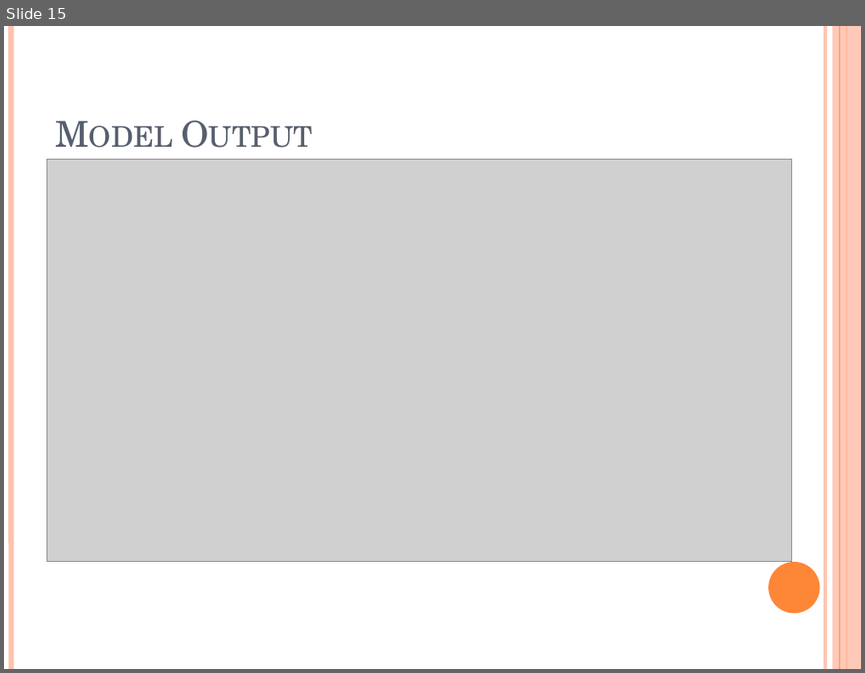
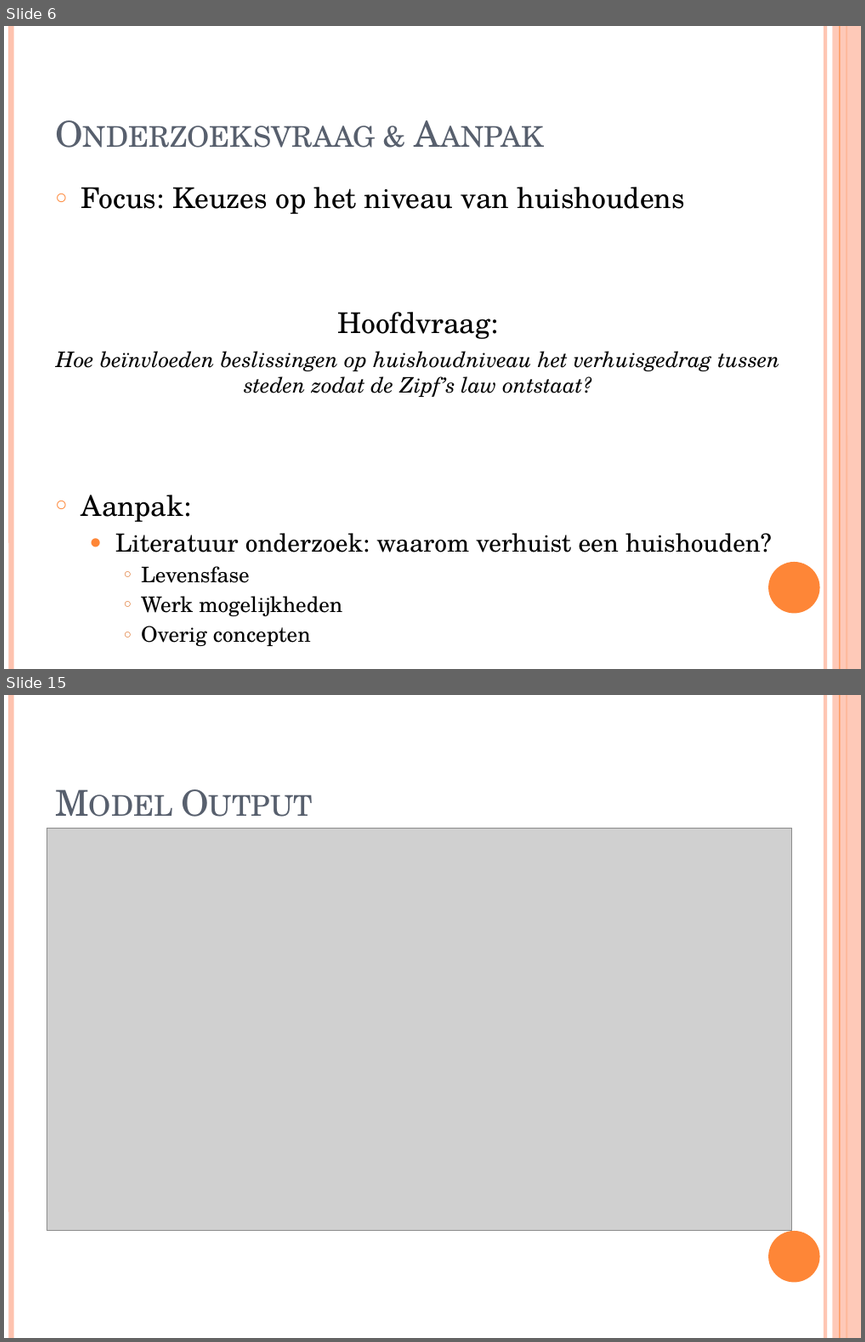
Before and after one commit to MBrouns/Zipfs-Law-and-city-development, a slide deck: docs/Presentation CPB Zipfs law PDF ready.pptx. Shown one above the other, each under a label of ours: slide 15 before the commit, slides 6 and 15 after it; the slides between them are not shown. The pictures are 865x673 and 865x1342 pixels, drawn with LibreOffice and Linux fonts; fonts in the diff are those of the drawing; grey boxes stand for pictures. Boxes give left, top, right and bottom in pixels: in the first picture for what was removed or moved away, otherwise in the second. Text is boxed around its words. In the diff, an @@ line names an element or a change of style, - is before the commit and + after.

```diff
--- a/docs/Presentation CPB Zipfs law PDF ready.pptx
+++ b/docs/Presentation CPB Zipfs law PDF ready.pptx
@@ slide 6 added at [4,26,861,669], background #FFFFFF; not listed: 6 template elements that a slide beside it also shows @@
@@ text added at [56,187,780,646], 18 pt, text #000000 @@
+○ Focus: Keuzes op het niveau van huishoudens
+Hoofdvraag:
+Hoe beïnvloeden beslissingen op huishoudniveau het verhuisgedrag tussen steden zodat de Zipf’s law ontstaat?
+○ Aanpak:
+  ● Literatuur onderzoek: waarom verhuist een huishouden?
+    ○ Levensfase
+    ○ Werk mogelijkheden
+    ○ Overig concepten
@@ title added at [81,494,192,522], 30 pt, text #575F6D, small capitals @@
+Onderzoeksvraag & Aanpak
```
Also in this commit, not shown: 16 slides changed, 5 other slides added, 6 slides removed, 2 other files.
